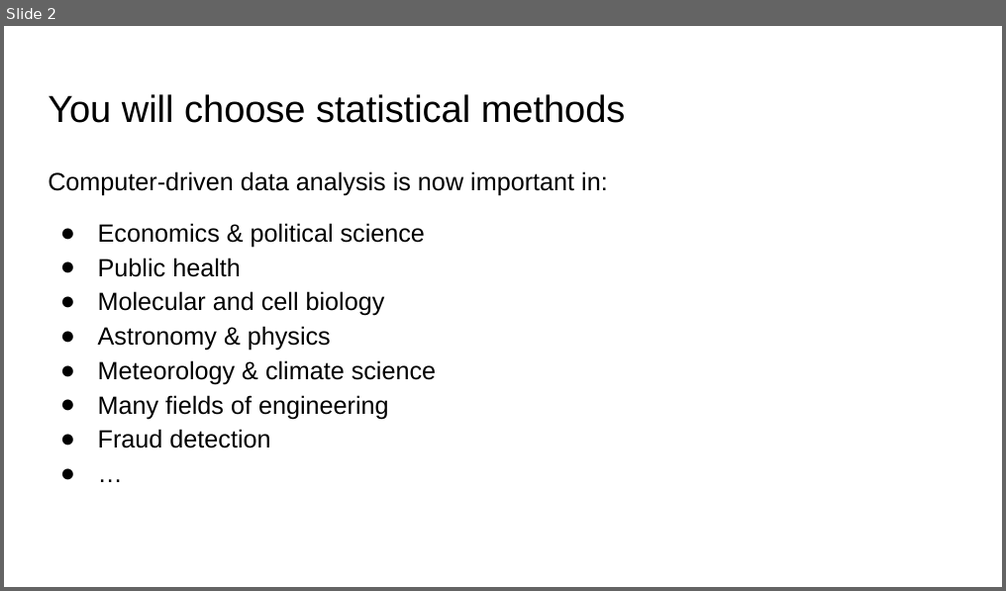
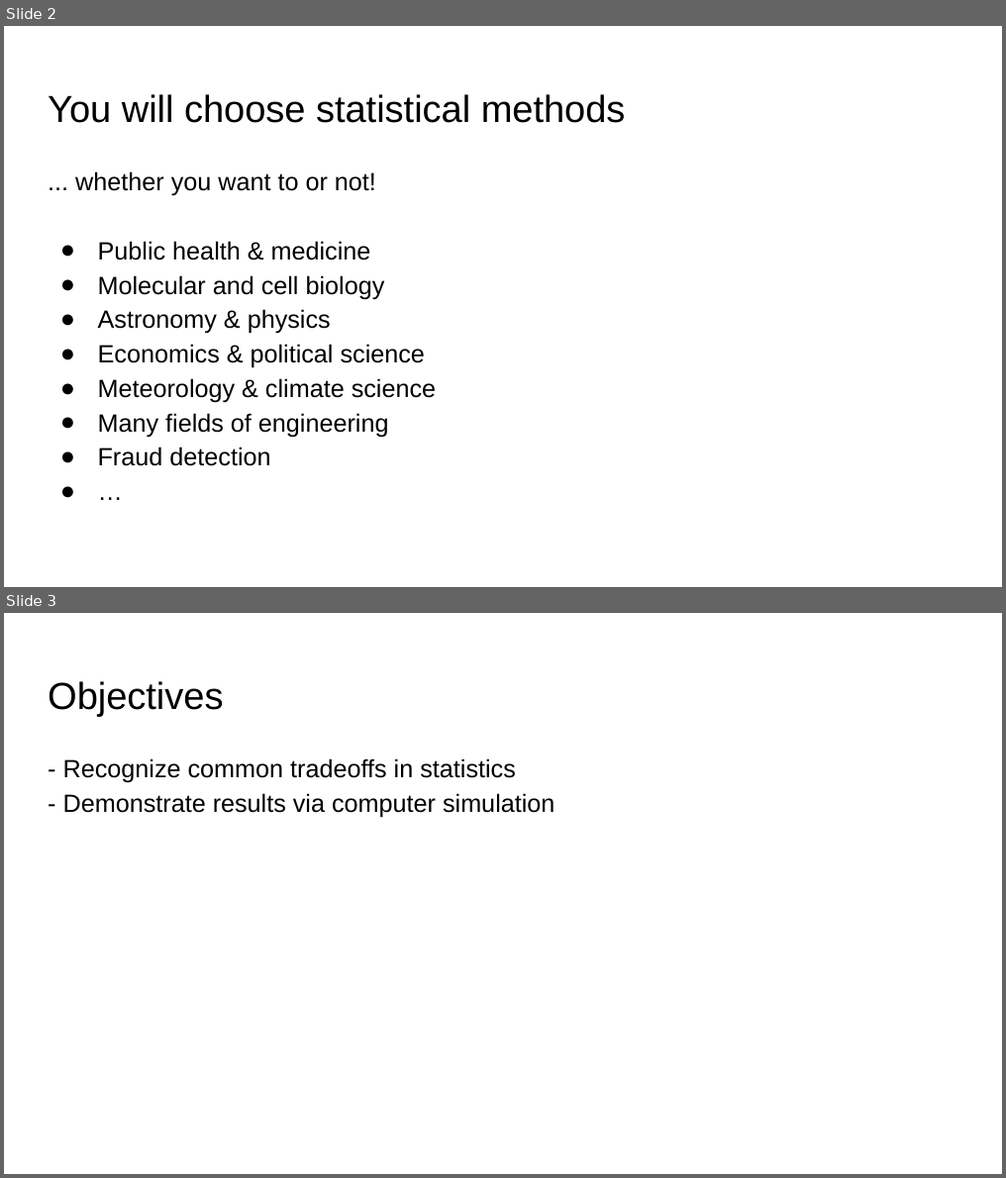
Before and after one commit to ekernf01/HEART_choosing_stat_methods, a slide deck: course content/Choosing statistical methods day 1.pptx. Shown one above the other, each under a label of ours: slide 2 before the commit, slides 2 and 3 after it. The pictures are 1006x591 and 1006x1178 pixels, drawn with LibreOffice and Linux fonts; fonts in the diff are those of the drawing. Boxes give left, top, right and bottom in pixels: in the first picture for what was removed or moved away, otherwise in the second. Text is boxed around its words. In the diff, an @@ line names an element or a change of style, - is before the commit and + after.

```diff
--- a/course content/Choosing statistical methods day 1.pptx
+++ b/course content/Choosing statistical methods day 1.pptx
@@ slide 3 added at bbox=[4, 613, 1002, 1174], background #FFFFFF @@
@@ text added at bbox=[48, 681, 223, 717], 27.2 pt, text #000000 @@
+Objectives
@@ text added at bbox=[63, 759, 554, 818], 18 pt, text #000000 @@
+- Recognize common tradeoffs in statistics
+- Demonstrate results via computer simulation
@@ slide 2 changed as well @@
@@ text at bbox=[75, 172, 376, 261]: text changed @@
-Computer-driven data analysis is now important in:
-● Economics & political science
-● Public health
+... whether you want to or not!
+● Public health & medicine
@@ text at bbox=[98, 344, 425, 369]: paragraph added @@
+● Economics & political science
```
Also in this commit, not shown: 4 other slides changed, 2 other slides added, 4 slides removed, 1 other file.
